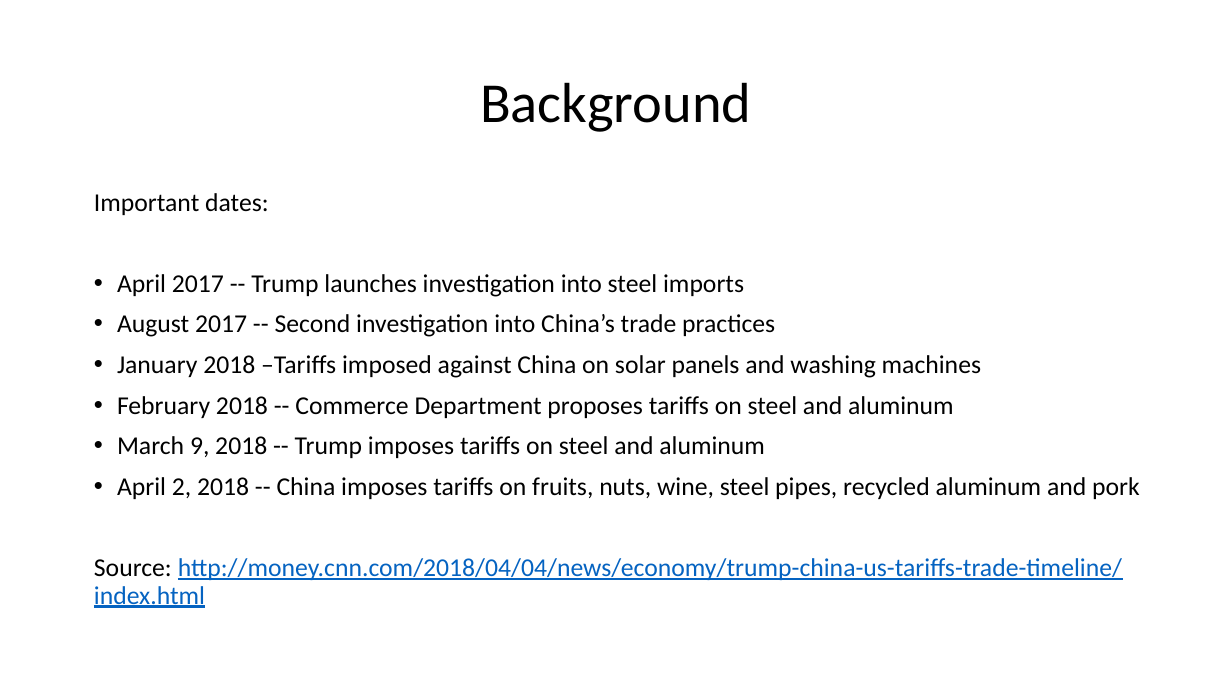
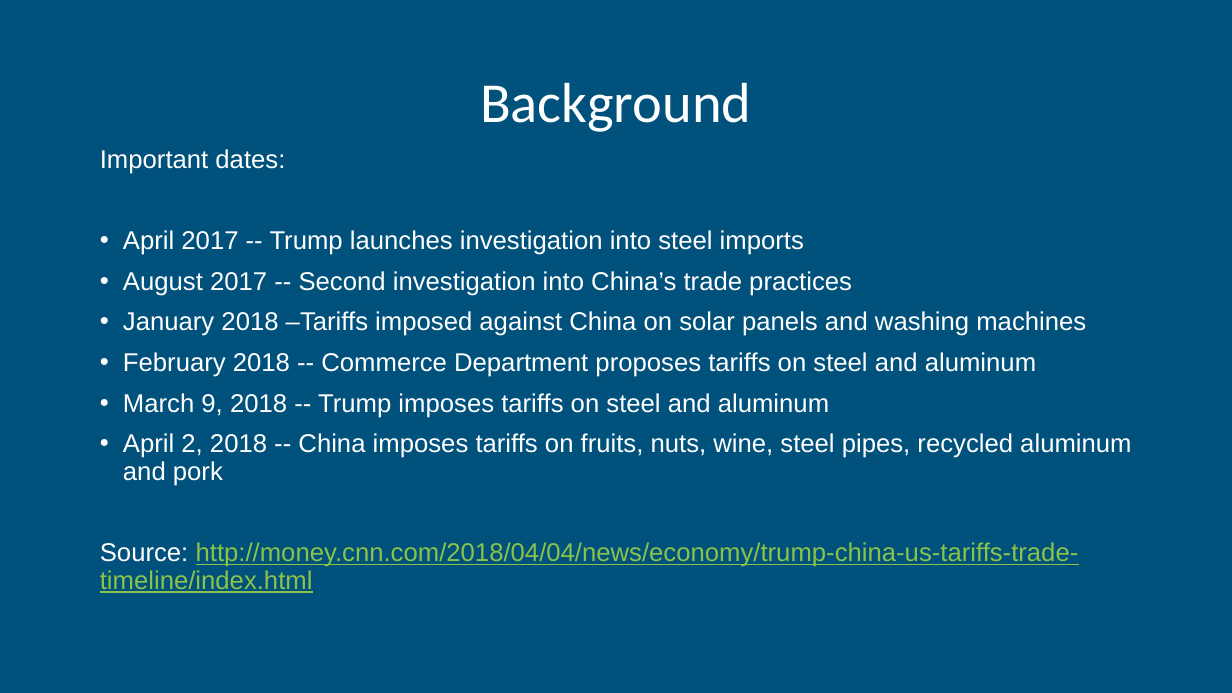
Before and after one commit to christinamarpar/GW-project-1, a slide deck: slide 2 of TradePres_v1.pptx. Drawn at 1232x693 pixels with LibreOffice and Linux fonts; fonts in the diff are those of the drawing. Boxes give left, top, right and bottom in pixels: in the first picture for what was removed or moved away, otherwise in the second. Text is boxed around its words. In the diff, an @@ line names an element or a change of style, - is before the commit and + after.

```diff
--- a/TradePres_v1.pptx
+++ b/TradePres_v1.pptx
@@ background #FFFFFF to #00517C @@
@@ title "Background" at bbox=[480, 82, 751, 132]: text colour #000000 to #FFFFFF @@
@@ text "Important dates:": place and size @@
-text "Important dates:" at bbox=[94, 193, 1140, 608]
+text "Important dates:" at bbox=[100, 149, 1131, 593]
@@ text "Important dates:" at bbox=[100, 149, 1131, 593]: font Calibri to Arial; text colour #000000 to #FFFFFF in "Important dates:", "April 2017 -- Trump launches investigation into ...", "August 2017 -- Second investigation into China’s ...", "January 2018 –Tariffs imposed against China on ..." and 4 more places; text colour #0563C1 to #8BC34A in "http://money.cnn.com/2018/04/04/news/economy/trump-china-us- ..."; less space between paragraphs; more space between paragraphs @@
```
Also in this commit, not shown: 3 other slides changed, 8 slides added, 8 other files.
